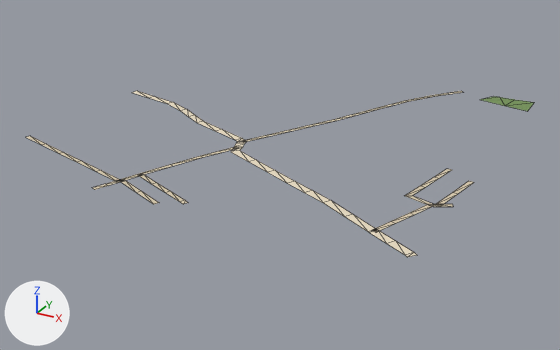
Two versions of the glTF model public/assets/bengaluru-region-v1/tiles/t41_-12-l1.glb, one commit apart.
Before and after are seen from a camera (50 mm lens) standing at (21180.0, -6537.0, 331.0) and looking at (20759.0, -5772.0, -52.0). The axes (+X, +Y, +Z) are drawn at lower left. The lights are the same throughout. The first picture is the older version. Mesh edges are drawn as thin lines.

In view in the first picture: 'ground'.
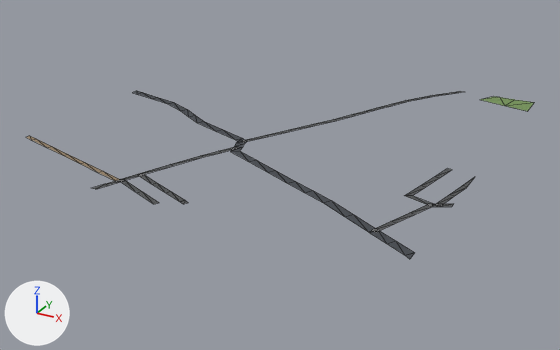
Location of each change, (x1, y1, x2, y2) in pixels of the pictures (560 x 350 px; the box of a moved part takes in the faces that stretch with it):
'ground', reshaped: before (26, 91, 534, 257); after (26, 91, 534, 259)
part 1 of me_ground, reshaped: (132, 91, 173, 104) in both
part 2 of me_ground, moved or reshaped: before (231, 147, 256, 162); after (230, 147, 256, 162)
part 3 of me_ground, moved or reshaped: before (405, 181, 474, 257); after (405, 177, 475, 259)
part 4 of me_ground, moved or reshaped: (433, 91, 463, 96) in both
part 5 of me_ground, reshaped: before (26, 136, 119, 190); after (26, 136, 120, 189)
part 6 of me_ground, recoloured: (47, 95, 453, 255) in both

Edits to the bpy script that builds the scene:
```text
Change me_ground:
    verts and faces of me_ground; kept vertices keep their numbers, new ones are numbered from 166
    remove me_ground.from_pydata(...)  # 166 vertices, 142 faces; spans x -1.0..503.0, y -1.0..502.0, z 1.0
    add me_ground.from_pydata(...)  # 173 vertices, 149 faces; spans x 0.0..500.0, y 0.0..500.0, z 1.0
    me_ground part 1
    add delete_vertices([0, 1])  # with the faces that use them
    add verts[3] = (41.0, 264.0, 1.0)  # moved, pixel (151, 98)
    add verts[2] = (43.0, 273.0, 1.0)  # moved, pixel (157, 97)
    add verts[166] = (0.0, 283.0, 1.0)  # pixel (136, 90)
    add verts[167] = (0.0, 273.0, 1.0)  # pixel (132, 92)
    add verts[168] = (10.0, 271.0, 1.0)  # pixel (136, 94)
    add verts[169] = (12.0, 280.0, 1.0)  # pixel (142, 92)
    add faces += [(166, 167, 168), (166, 168, 169), (3, 169, 168), (2, 169, 3)]
    me_ground part 2
    add verts[23] = (237.0, 153.0, 1.0)  # moved, pixel (230, 151)
    add verts[22] = (245.0, 160.0, 1.0)  # moved, pixel (239, 150)
    me_ground part 3
    5 vertices are removed from x 484.0..503.0, y 29.0..203.0, z 1.0
    10 faces are deleted
    6 vertices move from x 478.0..503.0, y 21.0..202.0, z 1.0 to x 478.0..500.0, y 32.0..186.0, z 1.0
    8 vertices are added at x 483.0..500.0, y 19.0..216.0, z 1.0
    13 new faces join them
    me_ground part 4
    add delete_vertices([*range(70, 74)])  # with the faces that use them
    add verts[171] = (392.0, 483.0, 1.0)  # pixel (452, 93)
    add verts[172] = (387.0, 486.0, 1.0)  # pixel (449, 92)
    add verts[173] = (397.0, 500.0, 1.0)  # pixel (459, 91)
    add verts[174] = (405.0, 500.0, 1.0)
    add faces += [(68, 69, 171), (68, 171, 172), (171, 173, 172), (171, 174, 173)]
    me_ground part 5
    add delete_vertices([124, 125, 138])  # with the faces that use them
    add verts[127] = (46.0, 62.0, 1.0)  # moved, pixel (46, 147)
    add verts[126] = (47.0, 67.0, 1.0)  # moved, pixel (51, 146)
    add verts[129] = (79.0, 53.0, 1.0)  # moved, pixel (63, 155)
    add verts[128] = (81.0, 58.0, 1.0)  # moved, pixel (67, 154)
    add verts[131] = (112.0, 43.0, 1.0)  # moved, pixel (80, 163)
    add verts[130] = (114.0, 49.0, 1.0)  # moved, pixel (84, 162)
    add verts[133] = (145.0, 34.0, 1.0)  # moved, pixel (97, 172)
    add verts[132] = (147.0, 40.0, 1.0)  # moved, pixel (102, 170)
    add verts[139] = (172.0, 0.0, 1.0)  # moved, pixel (95, 189)
    add verts[182] = (0.0, 80.0, 1.0)  # pixel (29, 135)
    add verts[183] = (0.0, 74.0, 1.0)  # pixel (25, 137)
    add verts[184] = (13.0, 71.0, 1.0)  # pixel (31, 140)
    add verts[185] = (14.0, 76.0, 1.0)  # pixel (36, 138)
    add verts[186] = (166.0, 0.0, 1.0)  # pixel (90, 188)
    add faces += [(182, 183, 184), (182, 184, 185), (127, 185, 184), (126, 185, 127), (137, 186, 139)]
    me_ground part 6: 117 kept faces spanning x 41.0..500.0, y 0.0..463.0, z 1.0 get new vertex colours; the middle colour goes from beige #d7c9ae to dark grey #535556
```
